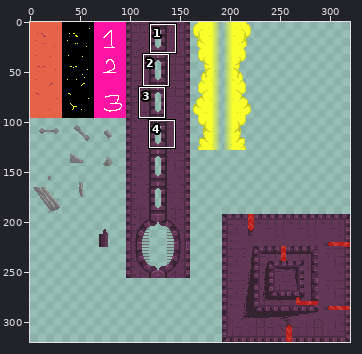
Two versions of one sprite sheet, assets/basic-terrain-tiles.png. The first picture is a wide view before the edit; the outline marks the close-up.
Close-up. First the earlier version:
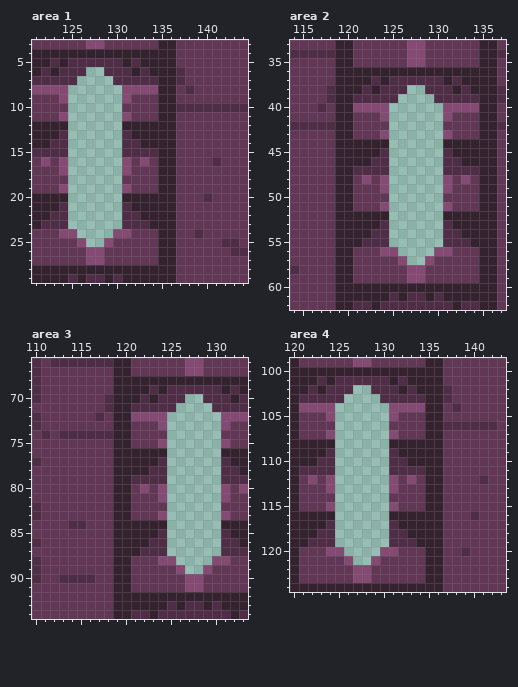
The file is 320x320 pixels. Pixels under 10% opacity are left out. Colours within 5 levels of each other are drawn and written as one. Shown: area 1: x 121..144, y 3..29; area 2: x 114..137, y 33..62; area 3: x 110..133, y 66..94; area 4: x 120..143, y 99..124. The commit also changed other parts of the picture, which this record leaves out.
After:
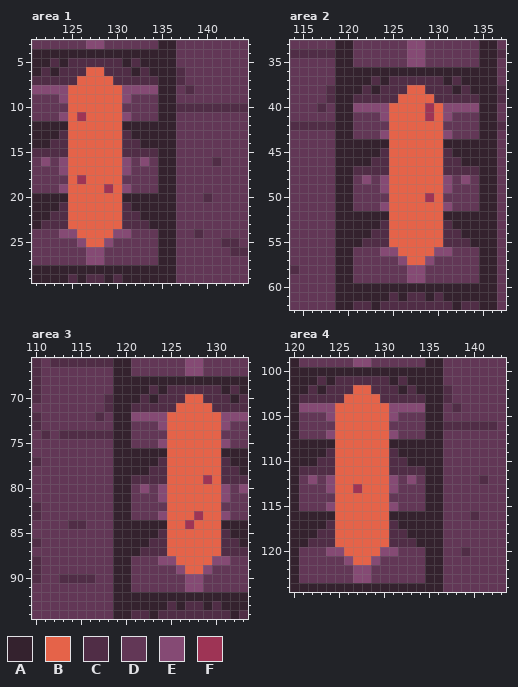
Palette (. is transparent): A #34222e  B #e56349  C #502d46  D #623756  E #854a74  F #9e3455
Difference:
Area 1:
y 6: x 127..128 .. -> BB
y 7: x 126..129 .... -> BBBB
y 8..10: x 125..130 ...... -> BBBBBB
y 11: x 125..130 ...... -> BFBBBB
y 12..17: x 125..130 ...... -> BBBBBB
y 18: x 125..130 ...... -> BFBBBB
y 19: x 125..130 ...... -> BBBBFB
y 20..23: x 125..130 ...... -> BBBBBB
y 24: x 126..129 .... -> BBBB
y 25: x 127..128 .. -> BB
Area 2:
y 38: x 127..128 .. -> BB
y 39: x 126..129 .... -> BBBB
y 40..41: x 125..130 ...... -> BBBBFB
y 42..49: x 125..130 ...... -> BBBBBB
y 50: x 125..130 ...... -> BBBBFB
y 51..55: x 125..130 ...... -> BBBBBB
y 56: x 126..129 .... -> BBBB
y 57: x 127..128 .. -> BB
Area 3:
y 70: x 127..128 .. -> BB
y 71: x 126..129 .... -> BBBB
y 72..78: x 125..130 ...... -> BBBBBB
y 79: x 125..130 ...... -> BBBBFB
y 80..82: x 125..130 ...... -> BBBBBB
y 83: x 125..130 ...... -> BBBFBB
y 84: x 125..130 ...... -> BBFBBB
y 85..87: x 125..130 ...... -> BBBBBB
y 88: x 126..129 .... -> BBBB
y 89: x 127..128 .. -> BB
Area 4:
y 102: x 127..128 .. -> BB
y 103: x 126..129 .... -> BBBB
y 104..112: x 125..130 ...... -> BBBBBB
y 113: x 125..130 ...... -> BBFBBB
y 114..119: x 125..130 ...... -> BBBBBB
y 120: x 126..129 .... -> BBBB
y 121: x 127..128 .. -> BB
Changed places in both close-ups, as pixel boxes (x1, y1, x2, y2):
added: (68, 67, 122, 247)
added: (389, 85, 443, 265)
added: (167, 394, 221, 574)
added: (335, 385, 389, 565)
